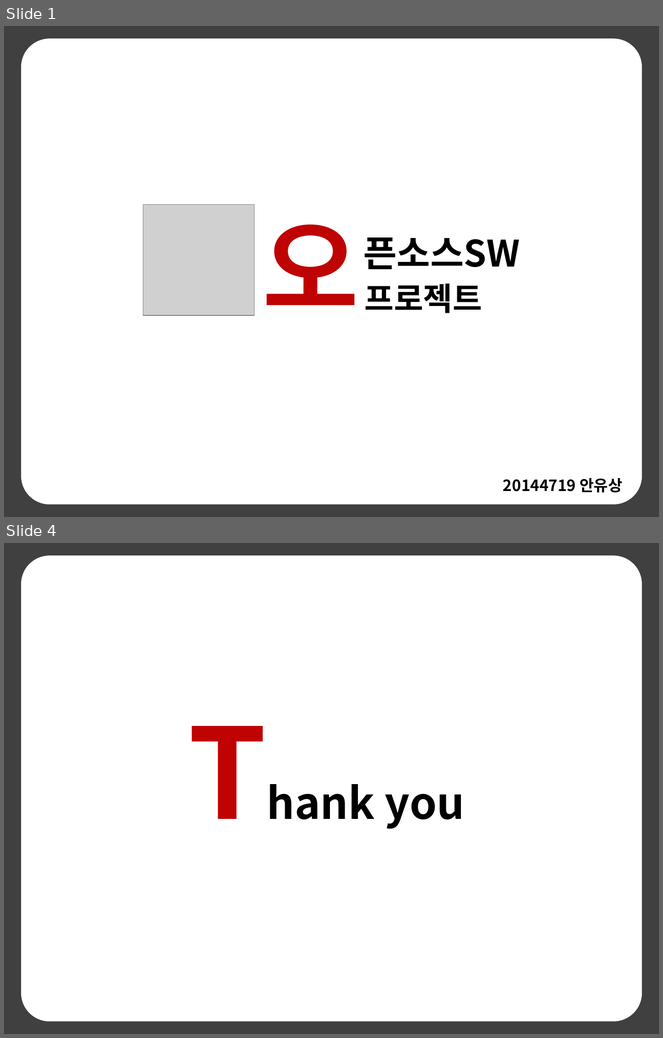
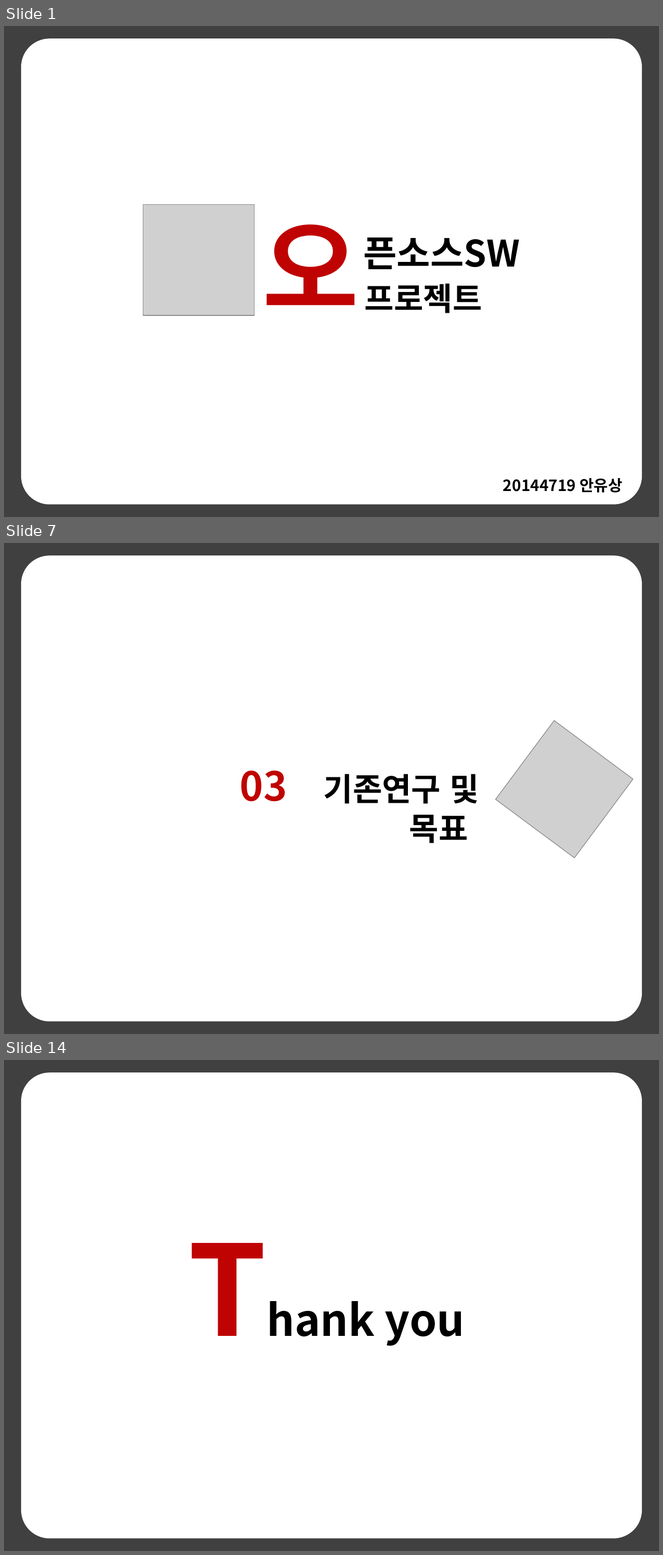
Before and after one commit to anys123/20144719, a slide deck: 20144719안유상(발표자료).pptx. Shown one above the other, each under a label of ours: slides 1 and 4 before the commit, slides 1, 7 and 14 after it; the slides between them are not shown. The pictures are 663x1038 and 663x1555 pixels, drawn with LibreOffice and Linux fonts; fonts in the diff are those of the drawing; grey boxes stand for pictures. Boxes give left, top, right and bottom in pixels: in the first picture for what was removed or moved away, otherwise in the second. Text is boxed around its words. In the diff, an @@ line names an element or a change of style, - is before the commit and + after.

```diff
--- a/20144719안유상(발표자료).pptx
+++ b/20144719안유상(발표자료).pptx
@@ slide 7 added at [4, 543, 659, 1034], background #404040 @@
@@ rounded rectangle added at [22, 557, 642, 1021], fill #FFFFFF, outline #FFFFFF 2 pt @@
@@ picture added at [495, 721, 633, 858] @@
@@ text added at [240, 771, 479, 844], 35 pt, text #000000, bold @@
+03 기존연구 및
+목표
@@ what was slide 4 is now slide 14 @@
```
Also in this commit, not shown: 1 slide changed, 10 other slides added, 1 slide removed, 3 other files.
